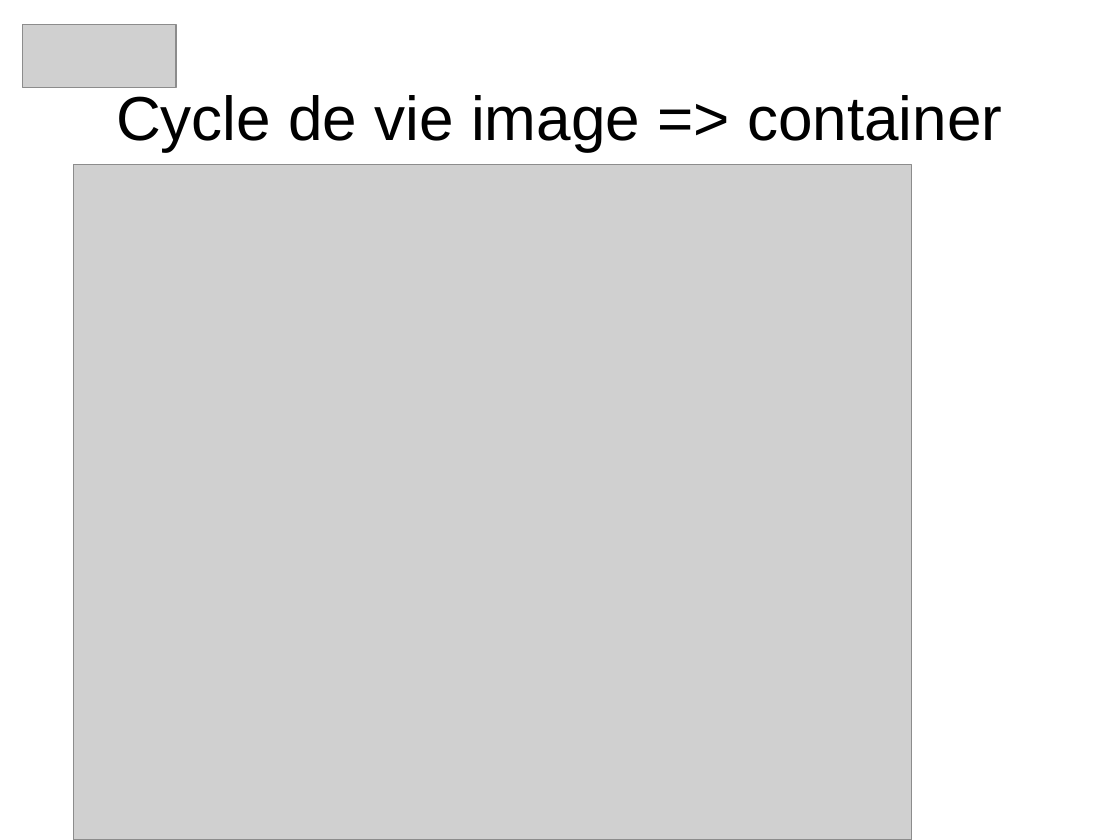
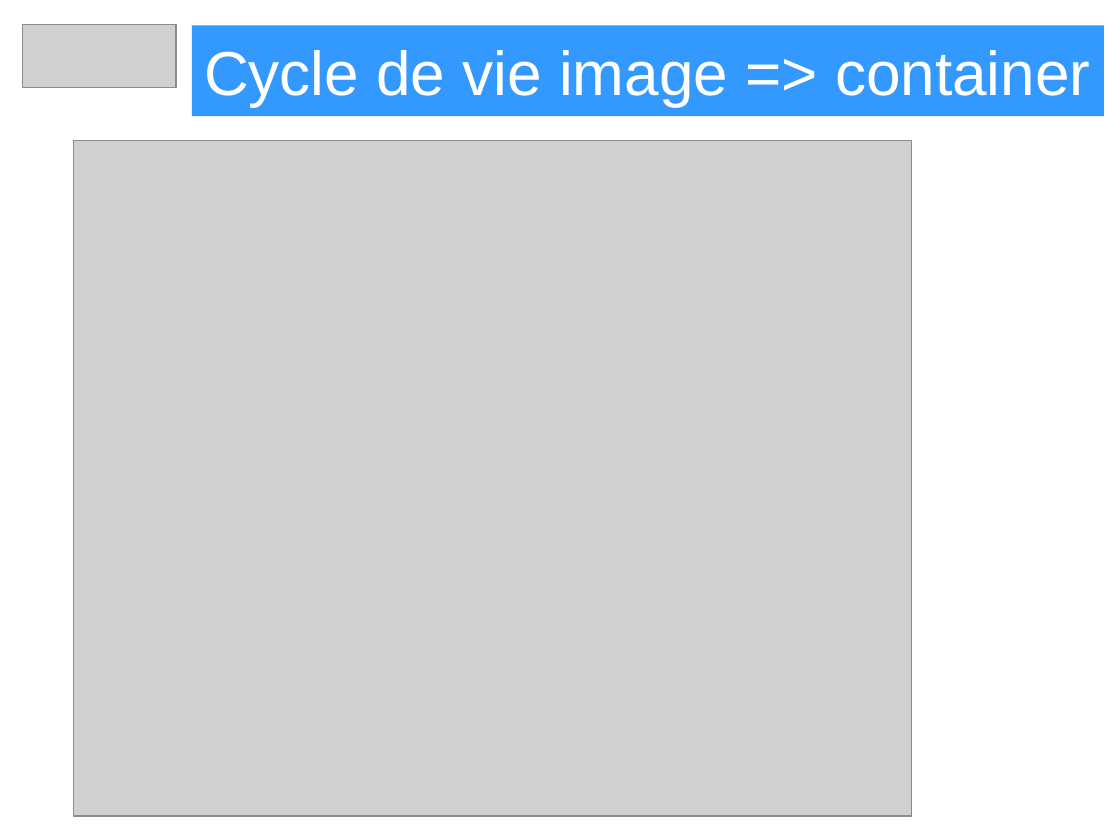
Before and after one commit to heylve/current, a slide deck: slide 6 of Rencontre_devs/docker_dev_conf_20_11_2017.odp. Drawn at 1120x840 pixels with LibreOffice and Linux fonts; fonts in the diff are those of the drawing; grey boxes stand for pictures. Boxes give left, top, right and bottom in pixels: in the first picture for what was removed or moved away, otherwise in the second. Text is boxed around its words. In the diff, an @@ line names an element or a change of style, - is before the commit and + after.

```diff
--- a/Rencontre_devs/docker_dev_conf_20_11_2017.odp
+++ b/Rencontre_devs/docker_dev_conf_20_11_2017.odp
@@ title "Cycle de vie image => ..." resized from (x1=116, y1=95, x2=1002, y2=151) to (x1=192, y1=25, x2=1105, y2=116) @@
@@ title "Cycle de vie image => ..." at (x1=192, y1=25, x2=1105, y2=116): text colour #000000 to #FFFFFF; fill none to #3399FF @@
@@ picture moved from (x1=74, y1=165, x2=913, y2=840) to (x1=74, y1=141, x2=913, y2=817) @@
```
Also in this commit, not shown: 16 other slides changed, 1 slide added, 1 slide removed.
